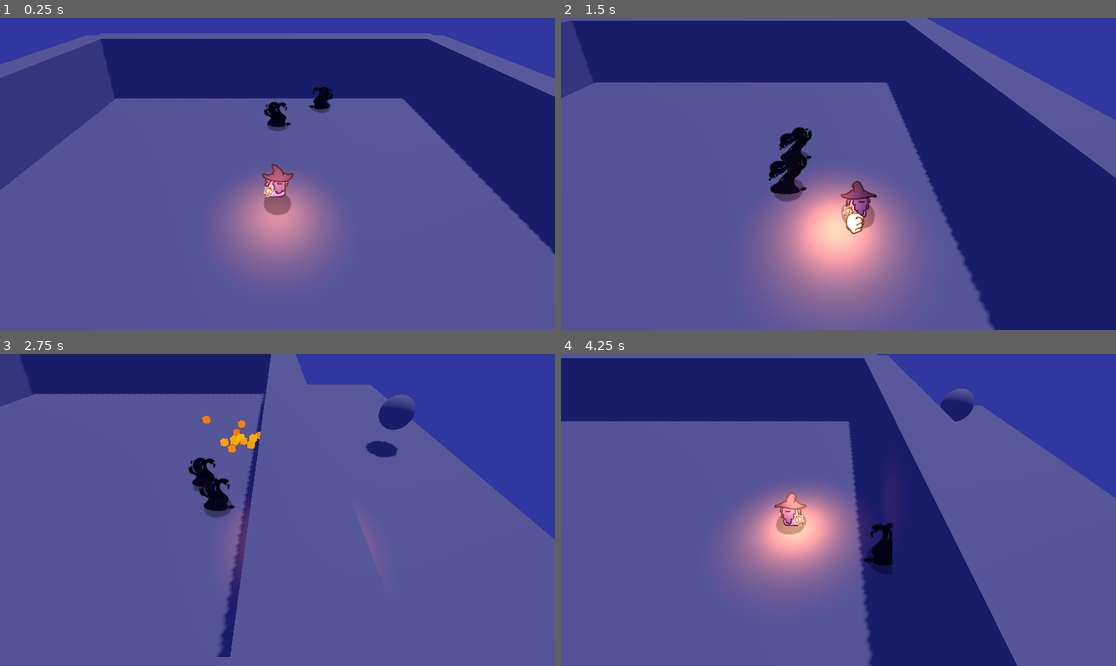
Above: before the commit, frames 1-4 (two rows, left to right).
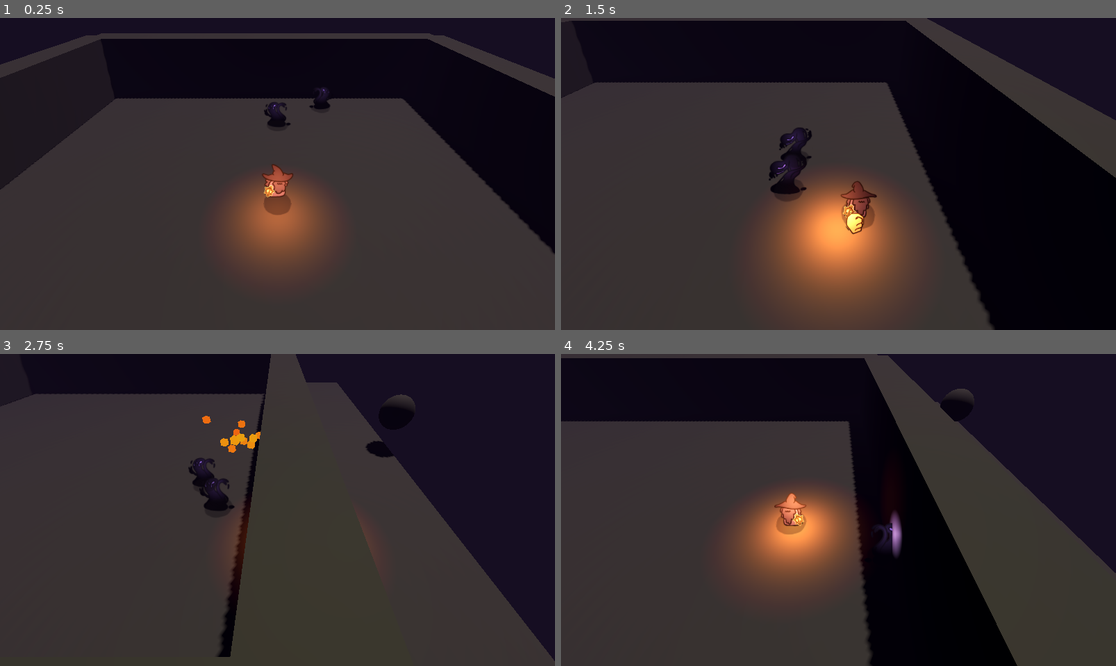
Above: after the commit, the same moments.

Repository: YhagoTomasini/GMTK_026
Game: Godot game, scene res://Scenes/world.tscn
Same seed, same stepped clock (60 frames per second), same inputs: the game is played once before the commit and once after it.
Inputs (mouse positions are in pixels of both pictures, inside the frame that each line leads up to):
- Up to frame 1 (0.25 s): no input
- Up to frame 2 (1.5 s): tap Enter (ui_accept) at 0.5, 0.77 s; move the mouse to (960, 158) at 0.52 s; hold Right (ui_right) 0.53-1.28 s; hold Right mouse button (magic) 0.53-1.28 s; move the mouse to (727, 189) at 1.27 s; hold Down (ui_down) from 1.28 s (still down); click (727, 189) at 1.35 s
- Up to frame 3 (2.75 s): tap Enter (ui_accept) at 1.52 s; move the mouse to (333, 441) at 2.02 s; release Down (ui_down) at 2.03 s; hold Right (ui_right) from 2.03 s (still down); hold Right mouse button (magic) from 2.03 s (still down)
- Up to frame 4 (4.25 s): move the mouse to (810, 572) at 2.77 s; release Right (ui_right) at 2.78 s; release Right mouse button (magic) at 2.78 s; hold Up (ui_up) 2.78-3.53 s; click (810, 572) at 2.85 s; tap Enter (ui_accept) at 3.02, 3.77 s; move the mouse to (1005, 556) at 3.52 s; hold Left (ui_left) from 3.53 s (still down); hold Right mouse button (magic) from 3.53 s (still down)

The runs differ from the first frame. In frame 1, 100% of the frame differs, in the area x 0-100%, y 0-100%; in frame 2, 99%; in frame 3, 99%; in frame 4, 100%.

Commit message:
Enviorment Atualizado = mais dark

Diff:
--- a/gmtk-026/Prefabs/slime_1.tscn
+++ b/gmtk-026/Prefabs/slime_1.tscn
@@ -124,8 +124,8 @@
 billboard = 1
 shaded = true
 sprite_frames = SubResource("SpriteFrames_fw6wf")
-animation = &"dying"
 autoplay = "default"
+frame_progress = 0.6352932
 
 [node name="Shadow" type="Sprite3D" parent="."]
 transform = Transform3D(0.45, 0, 0, 0, -1.9670125e-08, -0.45, 0, 0.45, -1.9670125e-08, 0, -0.33, 0.15)
@@ -133,5 +133,12 @@
 shaded = true
 texture = ExtResource("5_lx30c")
 
+[node name="OmniLight3D" type="OmniLight3D" parent="."]
+transform = Transform3D(1, 0, 0, 0, 1, 0, 0, 0, 1, 0, 0.23709154, 0)
+light_color = Color(0.8479191, 0.6463661, 1, 1)
+light_energy = 0.55
+omni_range = 0.45
+omni_attenuation = 0.5
+
 [connection signal="target_reached" from="nav_agent" to="." method="_on_nav_agent_target_reached"]
 [connection signal="velocity_computed" from="nav_agent" to="." method="_on_nav_agent_velocity_computed"]
--- a/gmtk-026/Scenes/world.tscn
+++ b/gmtk-026/Scenes/world.tscn
@@ -8,20 +8,22 @@
 [ext_resource type="Script" uid="uid://cwxh86jtpvy6y" path="res://Scripts/shadow.gd" id="6_o06y3"]
 [ext_resource type="PackedScene" uid="uid://b46rsxkdcyehr" path="res://Prefabs/pivo_spawner.tscn" id="7_o06y3"]
 
-[sub_resource type="ProceduralSkyMaterial" id="ProceduralSkyMaterial_rgh2o"]
-sky_top_color = Color(0.56141526, 0.6186141, 0.864485, 1)
-sky_horizon_color = Color(0.90898, 0.9318489, 0.9982986, 1)
-ground_bottom_color = Color(0, 0, 1, 1)
-ground_horizon_color = Color(0.1203213, 0.1203213, 0.6203213, 1)
+[sub_resource type="PanoramaSkyMaterial" id="PanoramaSkyMaterial_o06y3"]
 
 [sub_resource type="Sky" id="Sky_pbw6q"]
-sky_material = SubResource("ProceduralSkyMaterial_rgh2o")
+sky_material = SubResource("PanoramaSkyMaterial_o06y3")
 
 [sub_resource type="Environment" id="Environment_v1gob"]
 background_mode = 1
 background_color = Color(0.1882353, 0.21568628, 0.61960787, 1)
 sky = SubResource("Sky_pbw6q")
+ambient_light_source = 3
 tonemap_mode = 2
+fog_enabled = true
+fog_light_color = Color(0.12947392, 0.09052519, 0.18873432, 1)
+fog_light_energy = 0.5
+fog_density = 0.04
+fog_sky_affect = 0.85
 
 [sub_resource type="NavigationMesh" id="NavigationMesh_pbw6q"]
 vertices = PackedVector3Array(-11.475168, -0.79999995, -7, -11.475168, -0.79999995, 11, 11.524832, -0.79999995, 11, 11.524832, -0.79999995, -7)
@@ -59,7 +61,7 @@
 material_override = SubResource("StandardMaterial3D_5ukr8")
 gi_mode = 2
 use_collision = true
-size = Vector3(23.893005, 1, 18.920776)
+size = Vector3(20, 1, 20)
 
 [node name="Slime_1" parent="NavigationRegion3D" instance=ExtResource("5_5v1tr")]
 transform = Transform3D(1, 0, 0, 0, 1, 0, 0, 0, 1, 0, 0, -3.037075)
